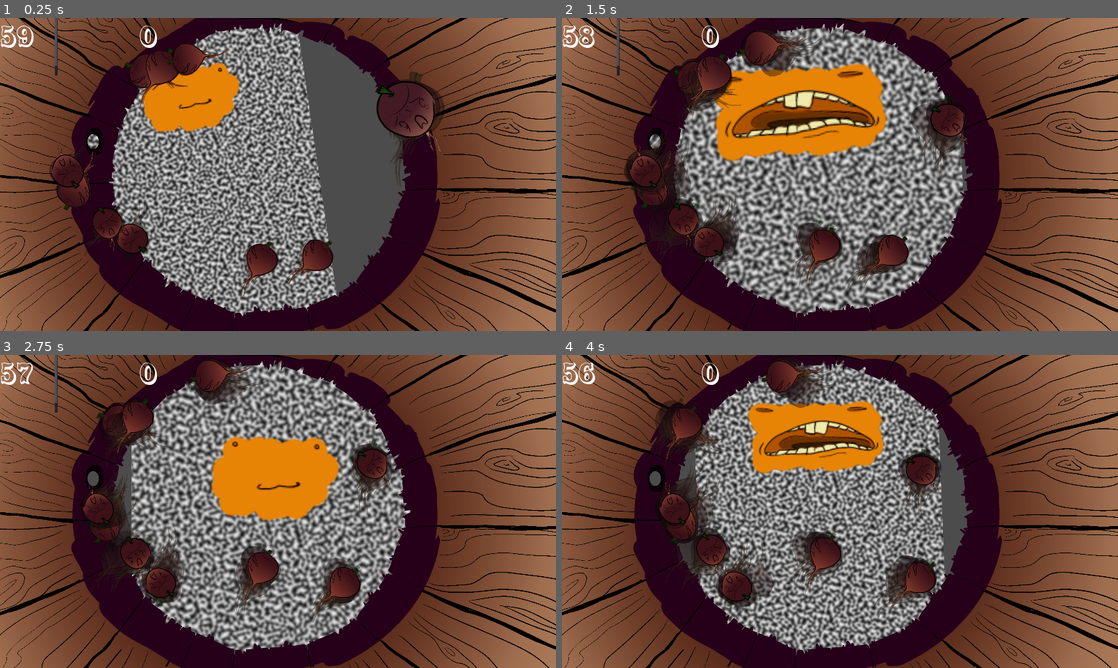
Above: before the commit, frames 1-4 (two rows, left to right).
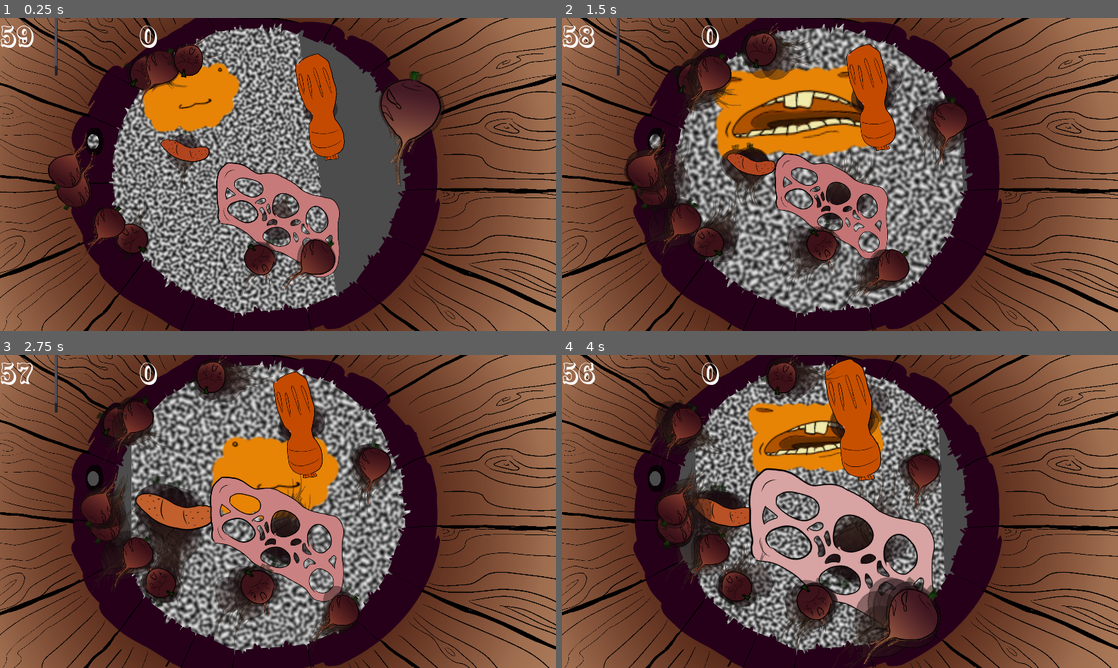
Above: after the commit, the same moments.

Repository: Nopey/carnival
Game: Godot game, scene res://Claw/Game.tscn
The game is run twice, just before and just after one commit, with the same random seed, the same clock (stepped at 60 frames per second) and the same inputs.
Inputs:
- Up to frame 1 (0.25 s): no input
- Up to frame 2 (1.5 s): tap Enter (ui_accept) at 0.5, 0.77 s; hold Right (ui_right) 0.53-1.28 s; hold Down (ui_down) from 1.28 s (still down)
- Up to frame 3 (2.75 s): tap Enter (ui_accept) at 1.52 s; release Down (ui_down) at 2.03 s; hold Right (ui_right) from 2.03 s (still down)
- Up to frame 4 (4 s): release Right (ui_right) at 2.78 s; hold Up (ui_up) 2.78-3.53 s; tap Enter (ui_accept) at 3.02, 3.77 s; hold Left (ui_left) from 3.53 s (still down)

The runs differ from the first frame. In frame 1, 8.8% of the frame differs, in the area x 8-80%, y 5-90%; in frame 2, 10%; in frame 3, 14%; in frame 4, 18%, in the area x 16-68%, y 0-99%.

Commit message:
Add garbage to eat

Diff:
--- a/Claw/Game.tscn
+++ b/Claw/Game.tscn
@@ -6,6 +6,9 @@
 [ext_resource path="res://Claw/Bucket.tscn" type="PackedScene" id=4]
 [ext_resource path="res://Claw/GameManager.gd" type="Script" id=5]
 [ext_resource path="res://Claw/TimerUI.gd" type="Script" id=6]
+[ext_resource path="res://Claw/garbage/Waterbottle.tscn" type="PackedScene" id=7]
+[ext_resource path="res://Claw/garbage/Bandage.tscn" type="PackedScene" id=8]
+[ext_resource path="res://Claw/garbage/Birdtrap.tscn" type="PackedScene" id=9]
 
 [node name="Node2D" type="Node2D"]
 
@@ -48,4 +51,13 @@
 
 [node name="Timer" type="Timer" parent="GameManager"]
 
+[node name="Garbage Bandage" parent="GameManager" instance=ExtResource( 8 )]
+position = Vector2( -232, -35 )
+
+[node name="Garbage Birdtrap" parent="GameManager" instance=ExtResource( 9 )]
+position = Vector2( 108, 216 )
+
+[node name="Garbage Bottle" parent="GameManager" instance=ExtResource( 7 )]
+position = Vector2( 248, -171 )
+
 [connection signal="timeout" from="GameManager/Timer" to="GameManager" method="_on_Timer_timeout"]
--- a/Claw/Player.gd
+++ b/Claw/Player.gd
@@ -140,8 +140,11 @@
 			state_progress = 0
 		BobState.UP_GOTCHA:
 			gotcha.queue_free()
+			if gotcha.is_garbage:
+				points -= 1
+			else:
+				points += 1
 			gotcha = null
-			points += 1
 			score.text = str(points)
 
 	bob_state = state
--- a/Claw/Turnip.gd
+++ b/Claw/Turnip.gd
@@ -11,13 +11,15 @@
 
 export var target: Vector2 = Vector2(600, 400)
 export var max_dist: float = 800  # ugly fallback for bucket failure
+export var is_garbage: bool = false
 
 signal die()
 
 # Called when the node enters the scene tree for the first time.
 func _ready():
-	var turnip_art = turnip_arts[turnip_id % turnip_arts.size()]
-	$Sprite.texture = turnip_art
+	if not is_garbage:
+		var turnip_art = turnip_arts[turnip_id % turnip_arts.size()]
+		$Sprite.texture = turnip_art
 
 	init_flee_params()
 
@@ -86,9 +88,12 @@
 	self.flee_rate_rate += 50
 
 func _on_Player_bite():
-	$sfx.play()
-	$idle_particles.emitting = false
-	$eat_particles.visible = true
+	if is_garbage:
+		pass # TODO: garbage eats
+	else:
+		$sfx.play()
+		$idle_particles.emitting = false
+		$eat_particles.visible = true
 	$Sprite.visible = false
 	flee_rate = 0
 	emit_signal("die")
--- /dev/null
+++ b/Claw/garbage/Bandage.tscn
@@ -0,0 +1,41 @@
+[gd_scene load_steps=7 format=2]
+
+[ext_resource path="res://Claw/Turnip.gd" type="Script" id=1]
+[ext_resource path="res://Claw/turnip_inanimate1.png" type="Texture" id=2]
+[ext_resource path="res://Claw/turnip_inanimate2.png" type="Texture" id=3]
+[ext_resource path="res://Claw/sounds/scream_short_2.wav" type="AudioStream" id=4]
+[ext_resource path="res://Claw/garbage/bandage.png" type="Texture" id=5]
+
+[sub_resource type="CapsuleShape2D" id=1]
+radius = 30.0
+height = 100.0
+
+[node name="Garbage Bandage" type="Area2D"]
+script = ExtResource( 1 )
+flee_rate = 10.0
+turnip_arts = [ ExtResource( 2 ), ExtResource( 3 ) ]
+is_garbage = true
+
+[node name="sfx" type="AudioStreamPlayer2D" parent="."]
+stream = ExtResource( 4 )
+bus = "Turnips"
+
+[node name="idle_particles" type="CPUParticles2D" parent="."]
+texture = ExtResource( 2 )
+spread = 180.0
+initial_velocity = 40.0
+angular_velocity = 10.0
+angular_velocity_random = 1.0
+color = Color( 0.32549, 0.27451, 0.27451, 0.419608 )
+
+[node name="VisibilityNotifier2D" type="VisibilityNotifier2D" parent="."]
+
+[node name="Sprite" type="Sprite" parent="."]
+texture = ExtResource( 5 )
+
+[node name="CollisionShape2D" type="CollisionShape2D" parent="."]
+rotation = 0.95295
+shape = SubResource( 1 )
+
+[connection signal="area_entered" from="." to="." method="_on_Turnip_area_entered"]
+[connection signal="viewport_exited" from="VisibilityNotifier2D" to="." method="_on_VisibilityNotifier2D_viewport_exited"]
--- /dev/null
+++ b/Claw/garbage/Birdtrap.tscn
@@ -0,0 +1,42 @@
+[gd_scene load_steps=7 format=2]
+
+[ext_resource path="res://Claw/Turnip.gd" type="Script" id=1]
+[ext_resource path="res://Claw/turnip_inanimate1.png" type="Texture" id=2]
+[ext_resource path="res://Claw/turnip_inanimate2.png" type="Texture" id=3]
+[ext_resource path="res://Claw/sounds/scream_short_2.wav" type="AudioStream" id=4]
+[ext_resource path="res://Claw/garbage/birdtrap.png" type="Texture" id=5]
+
+[sub_resource type="CapsuleShape2D" id=1]
+radius = 100.0
+height = 200.0
+
+[node name="Garbage Birdtrap" type="Area2D"]
+script = ExtResource( 1 )
+flee_rate = 10.0
+turnip_arts = [ ExtResource( 2 ), ExtResource( 3 ) ]
+is_garbage = true
+
+[node name="sfx" type="AudioStreamPlayer2D" parent="."]
+stream = ExtResource( 4 )
+bus = "Turnips"
+
+[node name="idle_particles" type="CPUParticles2D" parent="."]
+texture = ExtResource( 2 )
+spread = 180.0
+initial_velocity = 40.0
+angular_velocity = 10.0
+angular_velocity_random = 1.0
+color = Color( 0.32549, 0.27451, 0.27451, 0.419608 )
+
+[node name="VisibilityNotifier2D" type="VisibilityNotifier2D" parent="."]
+
+[node name="Sprite" type="Sprite" parent="."]
+texture = ExtResource( 5 )
+
+[node name="CollisionShape2D" type="CollisionShape2D" parent="."]
+position = Vector2( 16, 4 )
+rotation = 0.95295
+shape = SubResource( 1 )
+
+[connection signal="area_entered" from="." to="." method="_on_Turnip_area_entered"]
+[connection signal="viewport_exited" from="VisibilityNotifier2D" to="." method="_on_VisibilityNotifier2D_viewport_exited"]
--- /dev/null
+++ b/Claw/garbage/Waterbottle.tscn
@@ -0,0 +1,43 @@
+[gd_scene load_steps=7 format=2]
+
+[ext_resource path="res://Claw/Turnip.gd" type="Script" id=1]
+[ext_resource path="res://Claw/turnip_inanimate1.png" type="Texture" id=2]
+[ext_resource path="res://Claw/turnip_inanimate2.png" type="Texture" id=3]
+[ext_resource path="res://Claw/sounds/scream_short_2.wav" type="AudioStream" id=4]
+[ext_resource path="res://Claw/garbage/waterbottle.png" type="Texture" id=5]
+
+[sub_resource type="CapsuleShape2D" id=1]
+radius = 50.0
+height = 275.0
+
+[node name="Garbage Bottle" type="Area2D"]
+script = ExtResource( 1 )
+flee_rate = 10.0
+turnip_arts = [ ExtResource( 2 ), ExtResource( 3 ) ]
+is_garbage = true
+
+[node name="sfx" type="AudioStreamPlayer2D" parent="."]
+stream = ExtResource( 4 )
+bus = "Turnips"
+
+[node name="idle_particles" type="CPUParticles2D" parent="."]
+texture = ExtResource( 2 )
+spread = 180.0
+initial_velocity = 40.0
+angular_velocity = 10.0
+angular_velocity_random = 1.0
+color = Color( 0.32549, 0.27451, 0.27451, 0.419608 )
+
+[node name="VisibilityNotifier2D" type="VisibilityNotifier2D" parent="."]
+
+[node name="Sprite" type="Sprite" parent="."]
+position = Vector2( 58, 4 )
+texture = ExtResource( 5 )
+
+[node name="CollisionShape2D" type="CollisionShape2D" parent="."]
+position = Vector2( -5, 2 )
+rotation = -0.525344
+shape = SubResource( 1 )
+
+[connection signal="area_entered" from="." to="." method="_on_Turnip_area_entered"]
+[connection signal="viewport_exited" from="VisibilityNotifier2D" to="." method="_on_VisibilityNotifier2D_viewport_exited"]
Not shown: 1 places in Claw/Game.tscn that only renumber resources
Binary file added: Claw/garbage/bandage.png
Not shown, added: Claw/garbage/bandage.png.import
Binary file added: Claw/garbage/birdtrap.png
Not shown, added: Claw/garbage/birdtrap.png.import
Binary file added: Claw/garbage/waterbottle.png
Not shown, added: Claw/garbage/waterbottle.png.import
